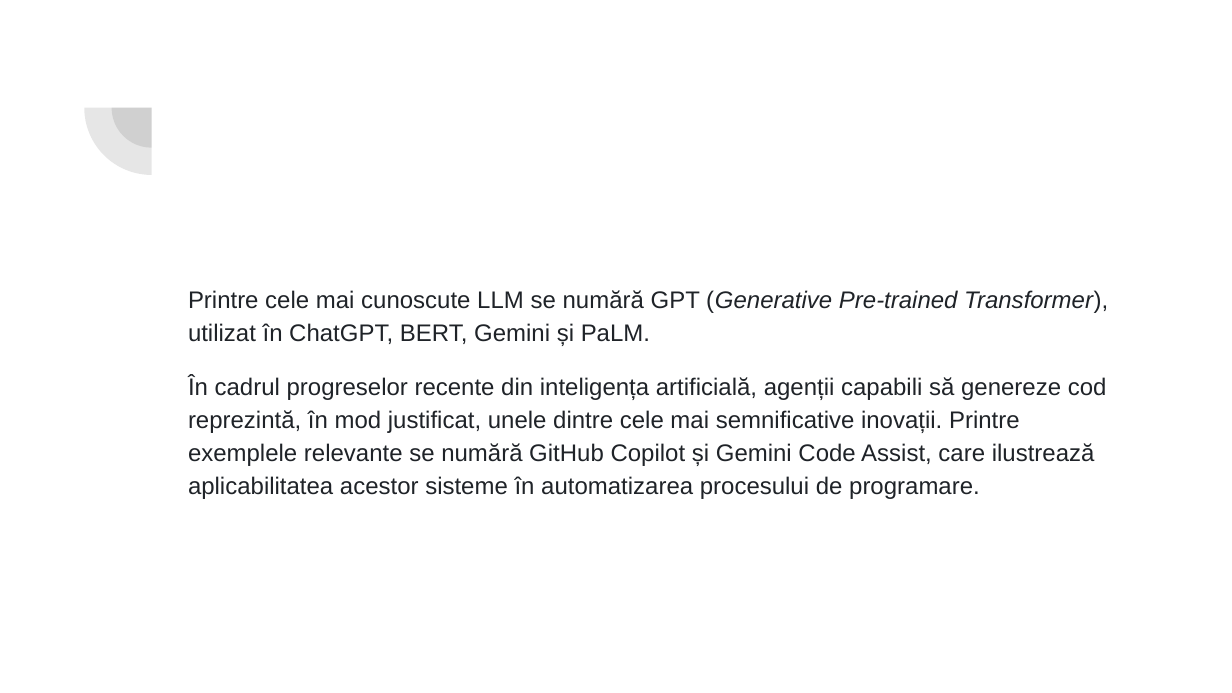
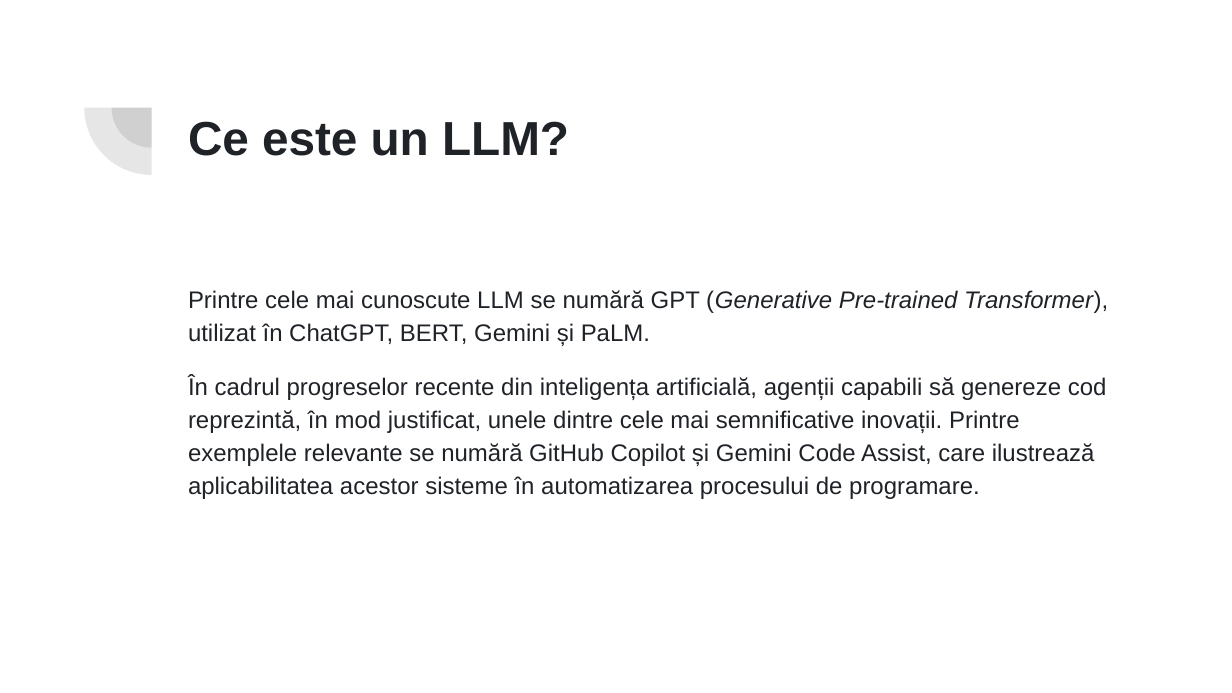
Before and after one commit to adavidoaiei/Prezentare-master, a slide deck: slide 10 of Turing.pptx. Drawn at 1232x693 pixels with LibreOffice and Linux fonts; fonts in the diff are those of the drawing. Boxes give left, top, right and bottom in pixels: in the first picture for what was removed or moved away, otherwise in the second. Text is boxed around its words. In the diff, an @@ line names an element or a change of style, - is before the commit and + after.

```diff
--- a/Turing.pptx
+++ b/Turing.pptx
@@ title added at (188,121,569,156), 27.9 pt, text #1F2328, bold @@
+Ce este un LLM?
```
Also in this commit, not shown: 8 other slides changed, 1 slide added.
